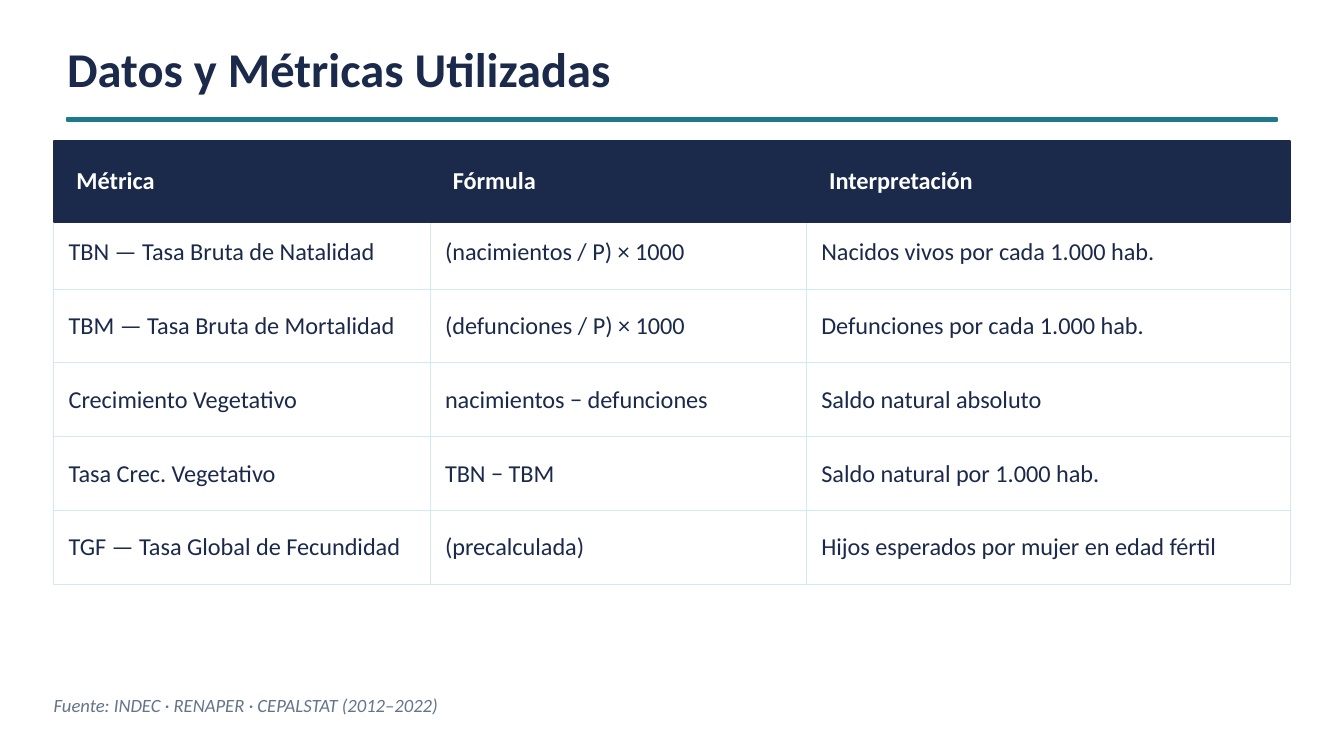
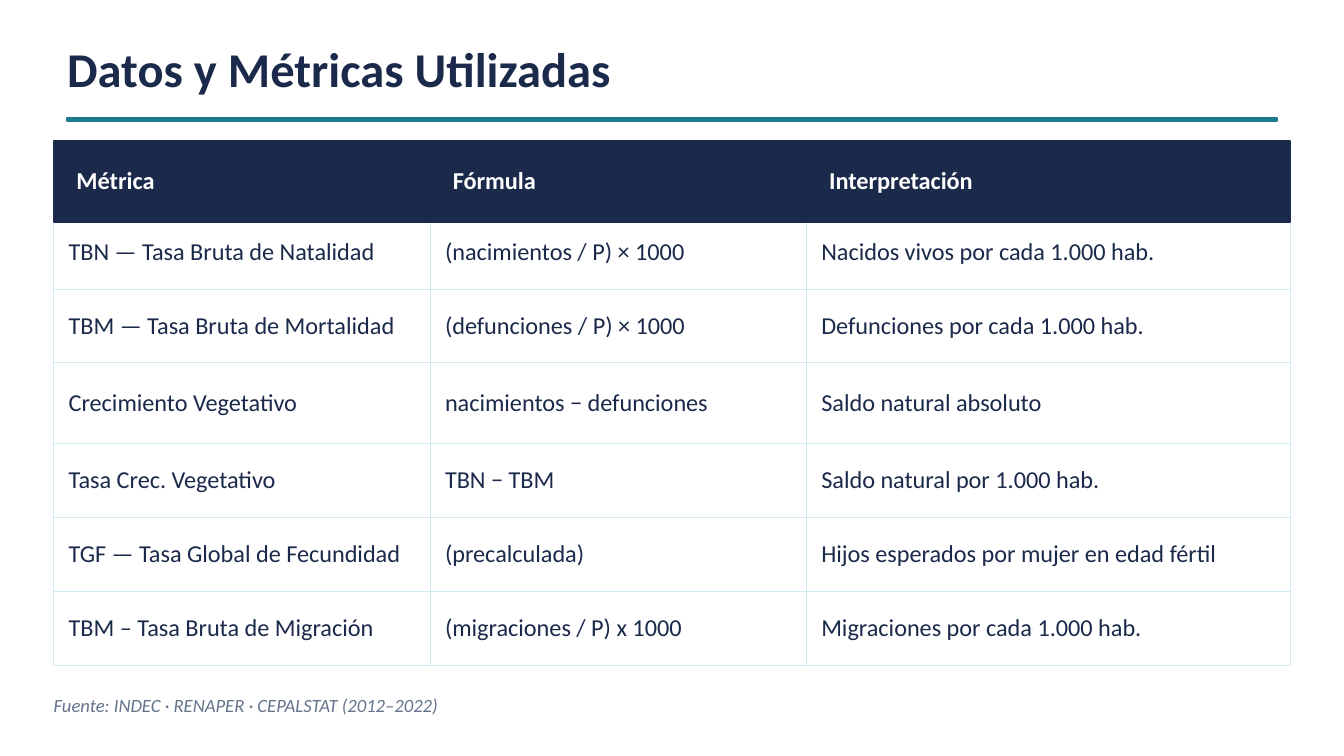
Before and after one commit to matias258/Analisis-sobre-Dinamicas-Demograficas-Argentinas-Mediante-UDE, a slide deck: slide 3 of UDE_Argentina_2050.pptx. Drawn at 1344x756 pixels with LibreOffice and Linux fonts; fonts in the diff are those of the drawing. Boxes give left, top, right and bottom in pixels: in the first picture for what was removed or moved away, otherwise in the second. Text is boxed around its words. In the diff, an @@ line names an element or a change of style, - is before the commit and + after.

```diff
--- a/UDE_Argentina_2050.pptx
+++ b/UDE_Argentina_2050.pptx
@@ table at [54,141,1290,665] @@
+row 7: TBM – Tasa Bruta de Migración | (migraciones / P) x 1000 | Migraciones por cada 1.000 hab.
```
Also in this commit, not shown: 4 other slides changed, 1 slide removed, 1 other file.
